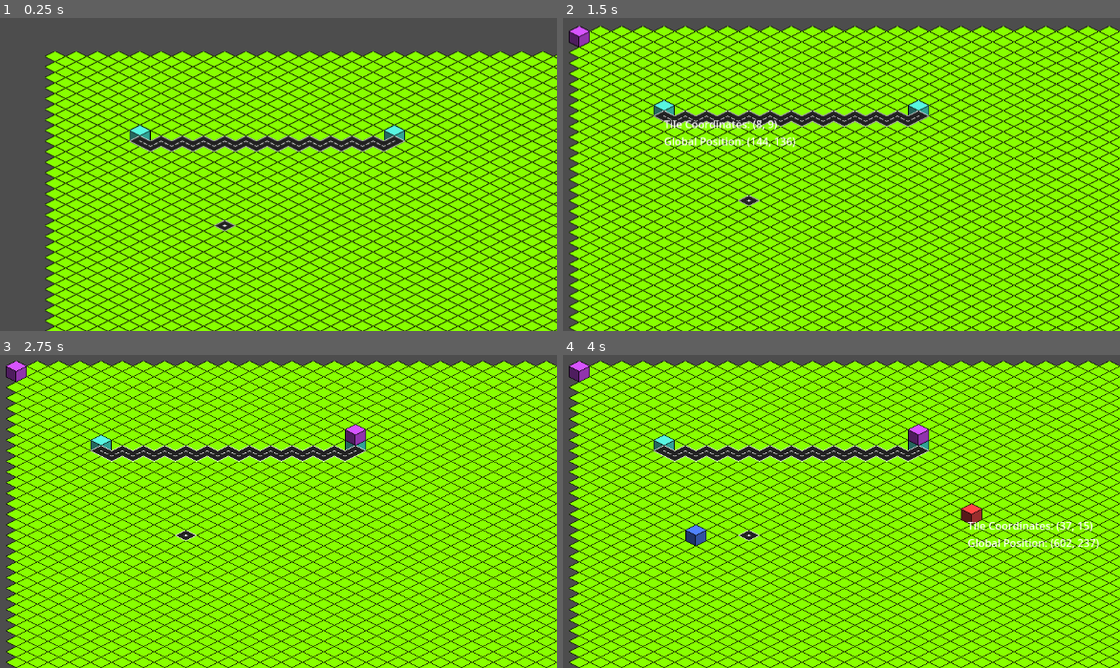
Above: before the commit, frames 1-4 (two rows, left to right).
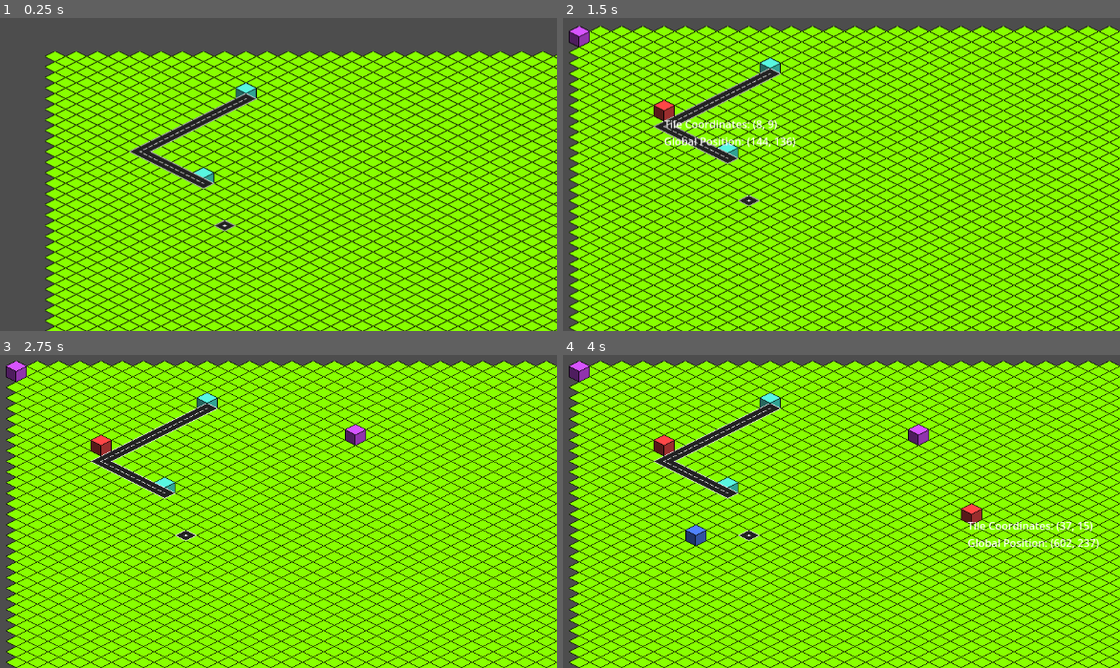
Above: after the commit, the same moments.

Repository: vperezlopez/TFG_Informatica
Game: Godot game, scene res://Nodes/world.tscn
Same seed, same stepped clock (60 frames per second), same inputs: the game is played once before the commit and once after it.
Inputs (mouse positions are in pixels of both pictures, inside the frame that each line leads up to):
- Up to frame 1 (0.25 s): no input
- Up to frame 2 (1.5 s): tap Enter at 0.5 s; move the mouse to (590, 49) at 0.52 s; hold D 0.53-1.28 s; tap K at 0.6 s; click (590, 49) at 0.67 s; tap F at 0.8, 1.35 s; move the mouse to (663, 118) at 1.27 s; hold Down from 1.28 s (still down); click (663, 118) at 1.42 s
- Up to frame 3 (2.75 s): tap C at 1.55, 2.1 s; move the mouse to (356, 445) at 2.02 s; release Down at 2.03 s; hold D from 2.03 s (still down); click (356, 445) at 2.17 s; tap K at 2.3 s
- Up to frame 4 (4 s): tap Space at 2.75 s; move the mouse to (702, 539) at 2.77 s; release D at 2.78 s; hold W 2.78-3.53 s; tap K at 2.85 s; click (702, 539) at 2.92 s; tap F at 3.05, 3.6 s; tap Enter at 3.5 s; move the mouse to (969, 517) at 3.52 s; hold Left from 3.53 s (still down); click (969, 517) at 3.67 s; tap C at 3.8 s

The runs differ from the first frame. In frame 1, 3.4% of the frame differs, in the area x 23-73%, y 20-55%; in frame 2, 3.3%; in frame 3, 3.2%; in frame 4, 3.2%.

Commit message:
Reorganization of code into map.gd
It works. Now I'll try to tidy up the code... And see if it keeps working after that.

Diff:
--- a/Nodes/map.gd
+++ b/Nodes/map.gd
@@ -1,4 +1,14 @@
 extends TileMap
+
+var actor = preload("res://Nodes/actor_static.tscn")
+var city = preload("res://Nodes/city.tscn")
+var explotation = preload("res://Nodes/explotation.tscn")
+var factory = preload("res://Nodes/factory.tscn")
+var warehouse = preload("res://Nodes/warehouse.tscn")
+var depot = preload("res://Nodes/depot.tscn")
+var harbor = preload("res://Nodes/harbor.tscn")
+
+const PriorityQueue = preload("res://Nodes/PriorityQueue.gd")
 
 enum PATH {ROAD = 1, RAILWAY = 2}
 
@@ -21,19 +31,22 @@
 
 var occupied_tiles : Dictionary = {}
 
-const PriorityQueue = preload("res://Nodes/PriorityQueue.gd")
+
+
+var build : Actor_Static
 
 # Called when the node enters the scene tree for the first time.
 func _ready():
-	generate_map(get_parent().map_width, get_parent().map_height)
-
-func generate_map(width : int, height : int):
-	map_width = width
-	map_height = height
-	for x in range (width):
-		for y in range (floor(height/2)):
-			set_cell(0, Vector2i(x, y), 1, Vector2i(0, 3))
-	set_cell(1, Vector2i(16, 16), 2, Vector2i(3, 1))
+	pass
+	#generate_map(get_parent().map_width, get_parent().map_height)
+
+func initialize(width : int, height : int, n_cities : int, n_explotations : int, n_harbors : int):
+	generate_map(width, height)
+	generate_actors_static(city, n_cities)
+	generate_actors_static(explotation, n_explotations)
+	generate_actors_static(harbor, n_harbors)
+	generate_roads()
+
 
 func _process(delta):
 	$CursorLabel.visible = debug_enabled
@@ -45,6 +58,23 @@
 		$CursorLabel.text = "Tile Coordinates: (" + str(map_pos.x) + ", " + str(map_pos.y + 1) + ")\n" + \
 							"Global Position: (" + str(roundf(world_pos.x)) + ", " + str(roundf(world_pos.y)) + ")"
 
+	if build:
+		build.position = get_global_mouse_position()
+
+func generate_map(width : int, height : int):
+	map_width = width
+	map_height = height
+	for x in range (width):
+		for y in range (floor(height/2)):
+			set_cell(0, Vector2i(x, y), 1, Vector2i(0, 3))
+	set_cell(1, Vector2i(16, 16), 2, Vector2i(3, 1))
+
+func generate_actors_static(actor_static_class, n : int):
+	for i in range(n):
+		var static_actor_instance = actor_static_class.instantiate()
+		add_child(static_actor_instance)
+		place_actor_static(static_actor_instance)
+
 func build_actor_static(actor_static_instance : Actor_Static) -> bool:
 	var pos = local_to_map(get_global_mouse_position())
 	var valid = valid_position(pos.x, pos.y)
@@ -168,3 +198,48 @@
 	for pos in path:
 		print(pos)
 	set_cells_terrain_path(1, path, 0, 0)
+
+
+func building_mode(actor_static_instance : Actor_Static):
+	print('Building mode: engaged')
+	if build:
+		remove_child(build)
+	build = actor_static_instance
+	add_child(build)
+
+func cancel_building_mode():
+	if build:
+		remove_child(build)
+	build = null
+
+
+
+func _input(event):
+	if event is InputEventKey:
+		if event.pressed:
+			if event.keycode == KEY_ESCAPE:
+				get_tree().quit()
+			if event.keycode == KEY_K:
+				debug_enabled = !debug_enabled
+				print("Debug mode: " + ['disabled', 'enabled'][int(debug_enabled)])
+			if event.keycode == KEY_F:
+				building_mode(factory.instantiate())
+			if event.keycode == KEY_D:
+				building_mode(depot.instantiate())
+			if event.keycode == KEY_W:
+				building_mode(warehouse.instantiate())
+			if event.keycode == KEY_C:
+				for child in get_children():
+					print(child.get_class)
+
+	if event is InputEventMouseButton and event.pressed:
+		if event.button_index == MOUSE_BUTTON_LEFT:
+			if build:
+				var placed = build_actor_static(build)
+				if !placed:
+					cancel_building_mode()
+				build = null
+
+		if event.button_index == MOUSE_BUTTON_RIGHT:
+			if build:
+				cancel_building_mode()
--- a/Nodes/world.gd
+++ b/Nodes/world.gd
@@ -1,112 +1,67 @@
 extends Node2D
-
-var actor = preload("res://Nodes/actor_static.tscn")
-var city = preload("res://Nodes/city.tscn")
-var explotation = preload("res://Nodes/explotation.tscn")
-var factory = preload("res://Nodes/factory.tscn")
-var warehouse = preload("res://Nodes/warehouse.tscn")
-var depot = preload("res://Nodes/depot.tscn")
-var harbor = preload("res://Nodes/harbor.tscn")
 
 var map_width = 64 # *2
 var map_height = 64 # /2
 
-var n_cities = 0
+var n_cities = 2
 var n_explotations = 0
 var n_harbors = 0
 
-var build : Actor_Static
+var map_class = preload("res://Nodes/map.tscn")
 
 # Called when the node enters the scene tree for the first time.
 func _ready():
-	var map = $map
-	map.generate_map(map_width, map_height)
-	generate_cities(n_cities)
-	generate_actors_static()
+	var map = map_class.instantiate()
+	map.initialize(map_width, map_height, n_cities, n_explotations, n_harbors)
+	add_child(map)
 
-	var c1 = city.instantiate()
-	var c2 = city.instantiate()
-	add_child(c1)
-	add_child(c2)
-	$map.place_actor_static(c1, Vector2i(8, 8))
-	$map.place_actor_static(c2, Vector2i(32, 8))
-	map.generate_roads()
 
-	for e in $map.occupied_tiles:
-		var actor = $map.occupied_tiles.get(e)
-		if actor is City: print('City')
-		if actor is Explotation: print('Explotation')
-		if actor is Harbor: print('Harbor')
+
+
+	#var map = $map
+	#map.generate_map(map_width, map_height)
+	#generate_cities(n_cities)
+	#generate_actors_static()
+	#
+	#var c1 = city.instantiate()
+	#var c2 = city.instantiate()
+	#add_child(c1)
+	#add_child(c2)
+	#$map.place_actor_static(c1, Vector2i(8, 8))
+	#$map.place_actor_static(c2, Vector2i(32, 8))
+	#map.generate_roads()
+	#
+	#for e in $map.occupied_tiles:
+		#var actor = $map.occupied_tiles.get(e)
+		#if actor is City: print('City')
+		#if actor is Explotation: print('Explotation')
+		#if actor is Harbor: print('Harbor')
 
 
 
 # Called every frame. 'delta' is the elapsed time since the previous frame.
 func _process(delta):
-	if build:
-		build.position = get_global_mouse_position()
 	pass
 
-func generate_cities(n : int):
-	for i in range(n):
-		var city_instance = city.instantiate()
-		add_child(city_instance)
-		#$map.place_city_random(city_instance)
-		$map.place_actor_static(city_instance)
-
-func generate_actors_static():
-	for i in range(n_explotations):
-		var explotation_instance = explotation.instantiate()
-		add_child(explotation_instance)
-		$map.place_actor_static(explotation_instance)
-
-	for i in range(n_harbors):
-		var harbor_instance = harbor.instantiate()
-		add_child(harbor_instance)
-		$map.place_actor_static(harbor_instance)
+#func generate_cities(n : int):
+	#for i in range(n):
+		#var city_instance = city.instantiate()
+		#add_child(city_instance)
+		##$map.place_city_random(city_instance)
+		#$map.place_actor_static(city_instance)
+#
+#func generate_actors_static():
+	#for i in range(n_explotations):
+		#var explotation_instance = explotation.instantiate()
+		#add_child(explotation_instance)
+		#$map.place_actor_static(explotation_instance)
+	#
+	#for i in range(n_harbors):
+		#var harbor_instance = harbor.instantiate()
+		#add_child(harbor_instance)
+		#$map.place_actor_static(harbor_instance)
 
 func _on_control_gui_input(event):
 	if event is InputEventMouseButton and event.button_index == 1 and event.pressed:
 		print("Out click detected")
 	pass # Replace with function body.
-
-func building_mode(actor_static_instance : Actor_Static):
-	print('Building mode: engaged')
-	if build:
-		remove_child(build)
-	build = actor_static_instance
-	add_child(build)
-
-func cancel_building_mode():
-	if build:
-		remove_child(build)
-	build = null
-
-func _input(event):
-	if event is InputEventKey:
-		if event.pressed:
-			if event.keycode == KEY_ESCAPE:
-				get_tree().quit()
-			if event.keycode == KEY_K:
-				$map.debug_enabled = !$map.debug_enabled
-				print("Debug mode: " + ['disabled', 'enabled'][int($map.debug_enabled)])
-			if event.keycode == KEY_F:
-				building_mode(factory.instantiate())
-			if event.keycode == KEY_D:
-				building_mode(depot.instantiate())
-			if event.keycode == KEY_W:
-				building_mode(warehouse.instantiate())
-			if event.keycode == KEY_C:
-				for child in get_children():
-					print(child.get_class)
-
-	if event is InputEventMouseButton and event.pressed:
-		if event.button_index == MOUSE_BUTTON_LEFT:
-			if build:
-				var placed = $map.build_actor_static(build)
-				if !placed:
-					cancel_building_mode()
-				build = null
-
-		if event.button_index == MOUSE_BUTTON_RIGHT:
-			if build:
-				cancel_building_mode()
--- a/Nodes/world.tscn
+++ b/Nodes/world.tscn
@@ -1,14 +1,11 @@
-[gd_scene load_steps=5 format=3 uid="uid://6e1b2ibmskvw"]
+[gd_scene load_steps=4 format=3 uid="uid://6e1b2ibmskvw"]
 
 [ext_resource type="Script" path="res://Nodes/world.gd" id="1_onp05"]
-[ext_resource type="PackedScene" uid="uid://cfaipfii1a8i4" path="res://Nodes/map.tscn" id="2_f0q2m"]
 [ext_resource type="Script" path="res://Nodes/camera.gd" id="3_ku27r"]
 [ext_resource type="Script" path="res://Nodes/interface.gd" id="5_jxlew"]
 
 [node name="world" type="Node2D"]
 script = ExtResource("1_onp05")
-
-[node name="map" parent="." instance=ExtResource("2_f0q2m")]
 
 [node name="camera" type="Camera2D" parent="."]
 script = ExtResource("3_ku27r")
